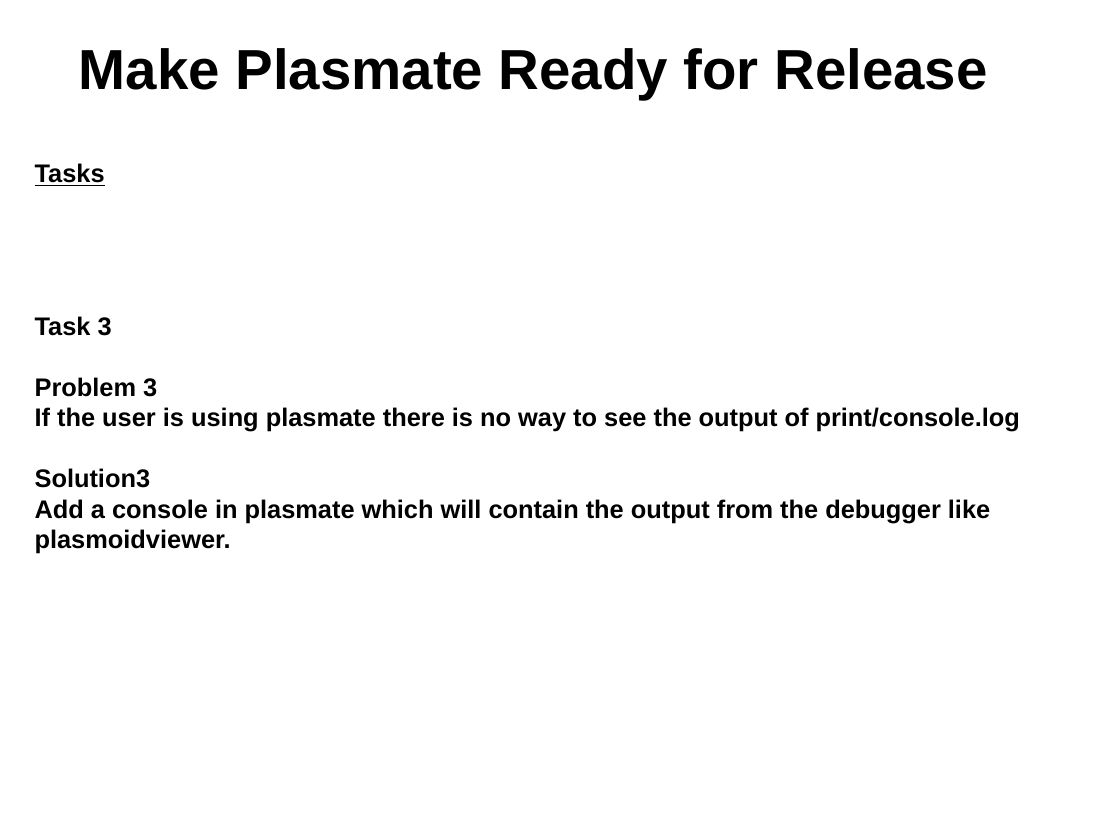
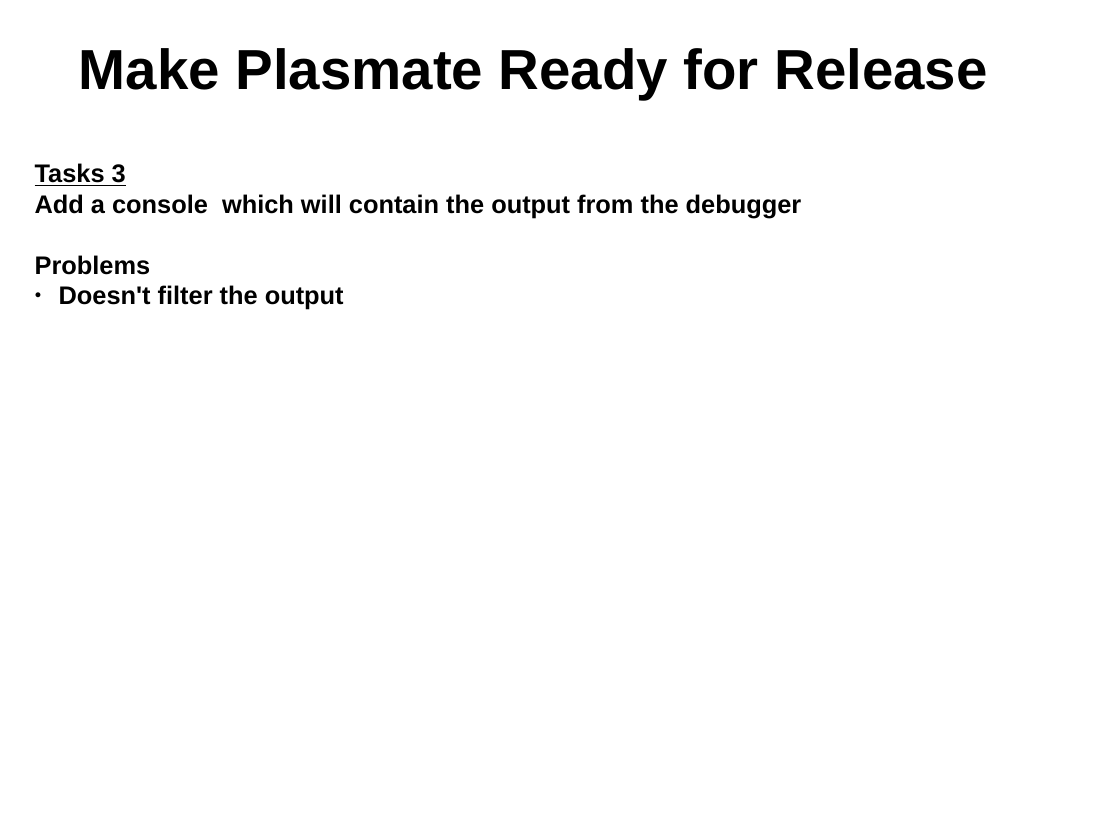
Before and after one commit to gtsiap/presenations, a slide deck: slide 10 of openSUSE gr Summer Camp 2012/plasmate.odp. Drawn at 1120x840 pixels with LibreOffice and Linux fonts; fonts in the diff are those of the drawing; background and template pictures are left out. Boxes give left, top, right and bottom in pixels: in the first picture for what was removed or moved away, otherwise in the second. Text is boxed around its words. In the diff, an @@ line names an element or a change of style, - is before the commit and + after.

Commit message:
Finish the slides regarding the gsoc project "Make Plasmate ready for release"

```diff
--- a/openSUSE gr Summer Camp 2012/plasmate.odp
+++ b/openSUSE gr Summer Camp 2012/plasmate.odp
@@ text at bbox=[35, 163, 802, 310]: text changed @@
-Tasks
-Task 3
-Problem 3
-If the user is using plasmate there is no way to see the output of print/console.log
-Solution3
-Add a console in plasmate which will contain the output from the debugger like
-plasmoidviewer.
+Tasks 3
+Add a console which will contain the output from the debugger
+Problems
+● Doesn't filter the output
```
Also in this commit, not shown: 7 other slides changed.
